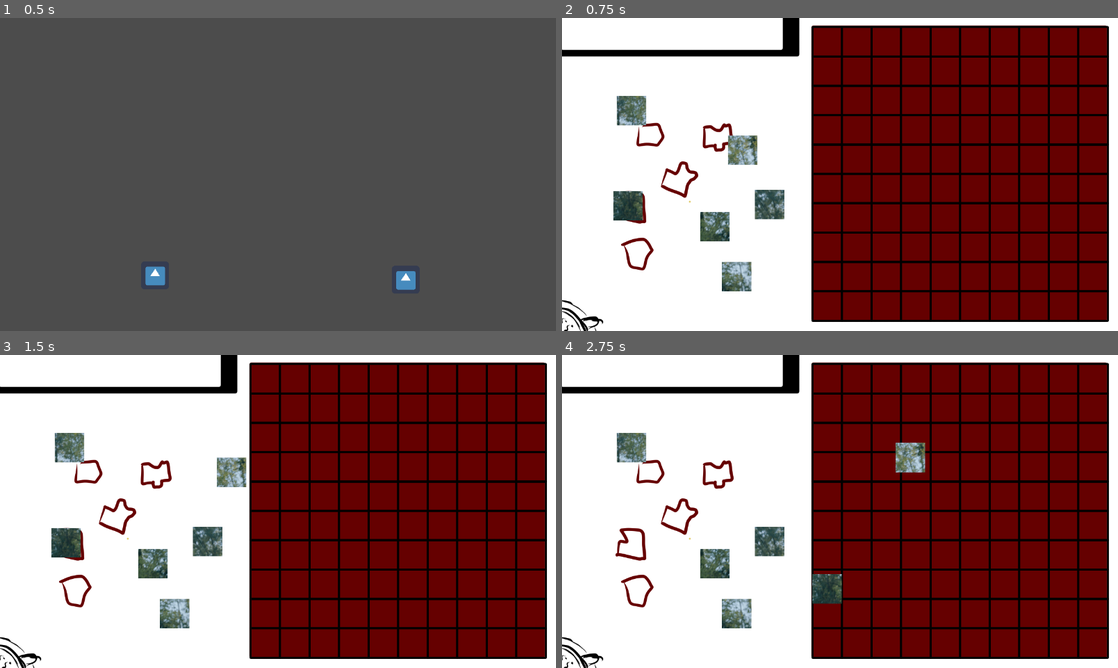
Above: before the commit, frames 1-4 (two rows, left to right).
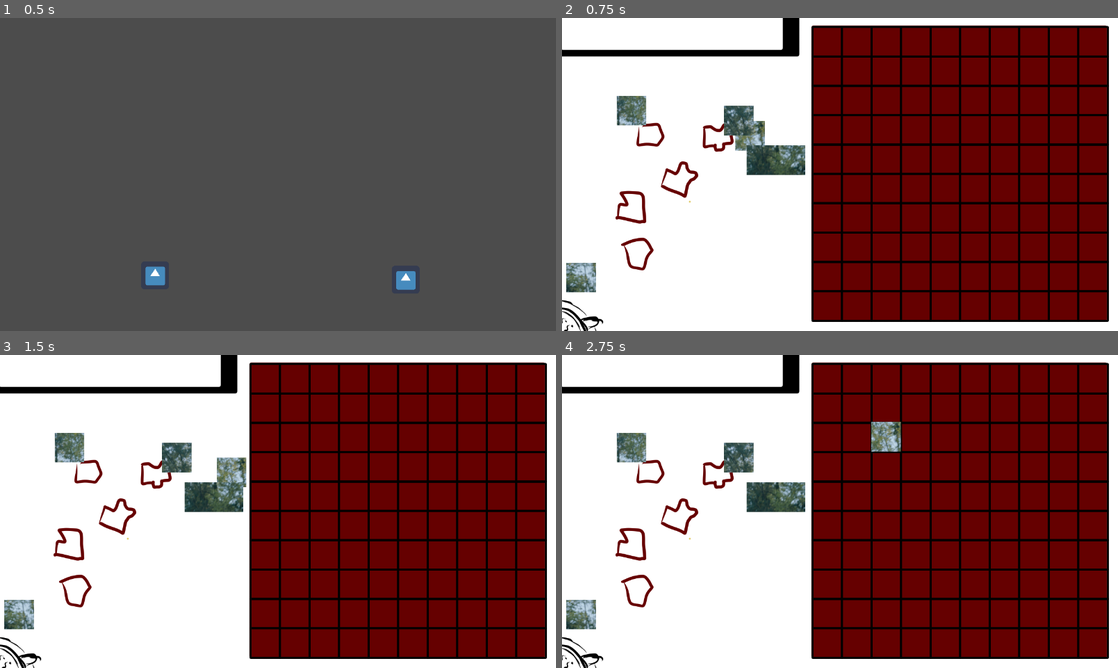
Above: after the commit, the same moments.

Repository: Ant0yne/rythmeNatureSatisfaction
Game: Godot game, scene res://Scenes/Menu.tscn
Two runs of this game, one before a commit and one after it. Both use one fixed random seed, a clock stepped at 60 frames per second and the inputs below. The engine's default icon, where the game draws it, is replaced by a stand-in: a white triangle on a blue panel in a dark square.
Inputs (mouse positions are in pixels of both pictures, inside the frame that each line leads up to):
- Up to frame 1 (0.5 s): no input
- Up to frame 2 (0.75 s): click (717, 274) at 0.5 s
- Up to frame 3 (1.5 s): tap Enter at 1.25 s; drag from (177, 486) to (333, 442) at 1.27 s
- Up to frame 4 (2.75 s): drag from (628, 542) to (812, 574) at 2.02 s

Frame 1 is identical in both runs. In frame 2, 4.5% of the frame differs, in the area x 0-44%, y 28-88%; in frame 3, 4.0%; in frame 4, 5.1%, in the area x 0-66%, y 21-88%.

Commit message:
snap to grid

Diff:
--- a/Scenes/Puzzle.tscn
+++ b/Scenes/Puzzle.tscn
@@ -92,7 +92,7 @@
 [node name="Pieces" type="Node2D" parent="."]
 
 [node name="A3" type="KinematicBody2D" parent="Pieces"]
-position = Vector2( 416, 304 )
+position = Vector2( 432.649, 270.702 )
 input_pickable = true
 script = ExtResource( 8 )
 __meta__ = {
@@ -103,10 +103,10 @@
 frames = SubResource( 2 )
 
 [node name="CollisionShape2D" type="CollisionShape2D" parent="Pieces/A3"]
-shape = SubResource( 10 )
+shape = SubResource( 3 )
 
 [node name="B1" type="KinematicBody2D" parent="Pieces"]
-position = Vector2( 152, 432 )
+position = Vector2( 458.815, 327.35 )
 input_pickable = true
 script = ExtResource( 8 )
 __meta__ = {
@@ -114,13 +114,13 @@
 }
 
 [node name="AnimatedSprite" type="AnimatedSprite" parent="Pieces/B1"]
-frames = SubResource( 3 )
+frames = SubResource( 4 )
 
 [node name="CollisionShape2D" type="CollisionShape2D" parent="Pieces/B1"]
-shape = SubResource( 11 )
+shape = SubResource( 5 )
 
 [node name="B2" type="KinematicBody2D" parent="Pieces"]
-position = Vector2( 352, 480 )
+position = Vector2( 525.624, 326.592 )
 input_pickable = true
 script = ExtResource( 8 )
 __meta__ = {
@@ -128,13 +128,13 @@
 }
 
 [node name="AnimatedSprite" type="AnimatedSprite" parent="Pieces/B2"]
-frames = SubResource( 4 )
+frames = SubResource( 6 )
 
 [node name="CollisionShape2D" type="CollisionShape2D" parent="Pieces/B2"]
-shape = SubResource( 12 )
+shape = SubResource( 7 )
 
 [node name="B3" type="KinematicBody2D" parent="Pieces"]
-position = Vector2( 402.09, 594.641 )
+position = Vector2( 44.1387, 597.019 )
 input_pickable = true
 script = ExtResource( 8 )
 __meta__ = {
@@ -142,13 +142,13 @@
 }
 
 [node name="AnimatedSprite" type="AnimatedSprite" parent="Pieces/B3"]
-frames = SubResource( 5 )
+frames = SubResource( 8 )
 
 [node name="CollisionShape2D" type="CollisionShape2D" parent="Pieces/B3"]
-shape = SubResource( 13 )
+shape = SubResource( 9 )
 
 [node name="A1" type="KinematicBody2D" parent="Pieces"]
-position = Vector2( 478.222, 428.61 )
+position = Vector2( 406.87, 235.958 )
 input_pickable = true
 script = ExtResource( 8 )
 __meta__ = {
--- a/Scrips/Pieces.gd
+++ b/Scrips/Pieces.gd
@@ -1,6 +1,10 @@
 extends KinematicBody2D
 
-var dragging = false
+var dragging = bool(false)
+var origine_espace_puzzle_x = int(576)
+var origine_espace_puzzle_y = int(18)
+var taille_piece = int(68)
+var rayon_piece = int(34)
 
 signal dragsignal;
 
@@ -22,12 +26,14 @@
 		elif event.button_index == BUTTON_LEFT and !event.pressed:
 			if self.position >= Vector2(576,18) and self.position <= Vector2(1255,696) :
 				emit_signal("dragsignal")
-#				var division = (self.position.x - 576)/68
-#				print(division)
-#				var round_division = round(division)
-#				print(round_division)
-				self.position.x = ((round(self.position.x - 576)/68)*68)+34 + 576
-				self.position.y = ((round(self.position.y - 18)/68)*68)+34 + 18
+
+				var position_x = (self.position.x - origine_espace_puzzle_x)/taille_piece
+				var position_x_tronque = int(position_x)
+				self.position.x = (position_x_tronque*taille_piece)+rayon_piece + origine_espace_puzzle_x
+				var position_y = (self.position.y - origine_espace_puzzle_y)/taille_piece
+				var position_y_tronque = int(position_y)
+				self.position.y = (position_y_tronque*taille_piece)+rayon_piece + origine_espace_puzzle_y
+
 				print("Je suis dans le carre rouge")
 			else :
 				print("Je suis dehors")
Not shown: 8 places in Scenes/Puzzle.tscn that only renumber resources
